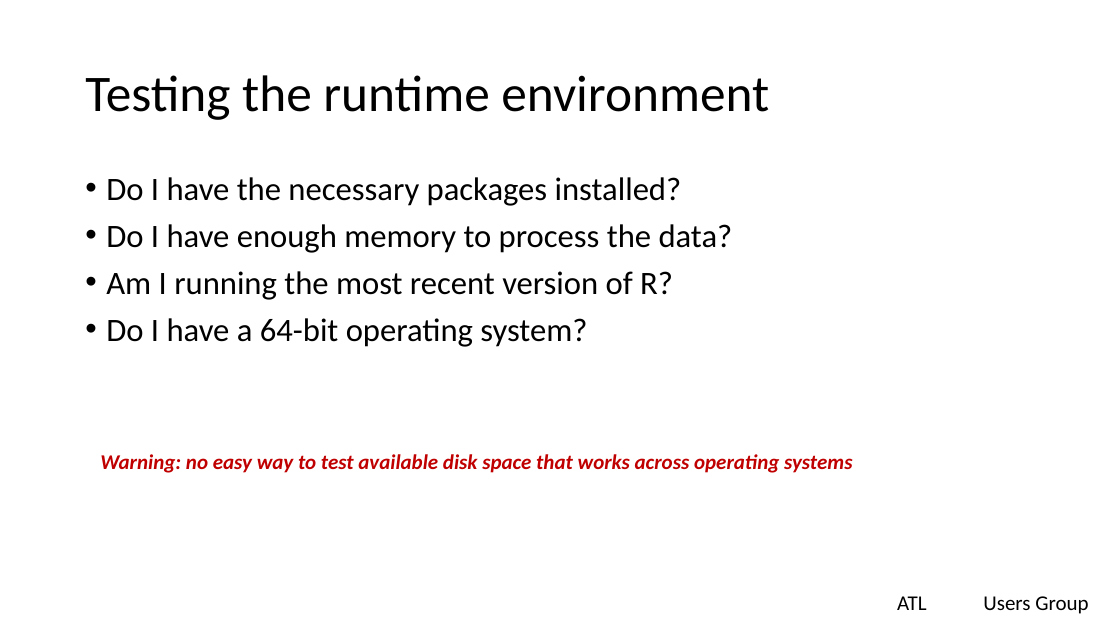
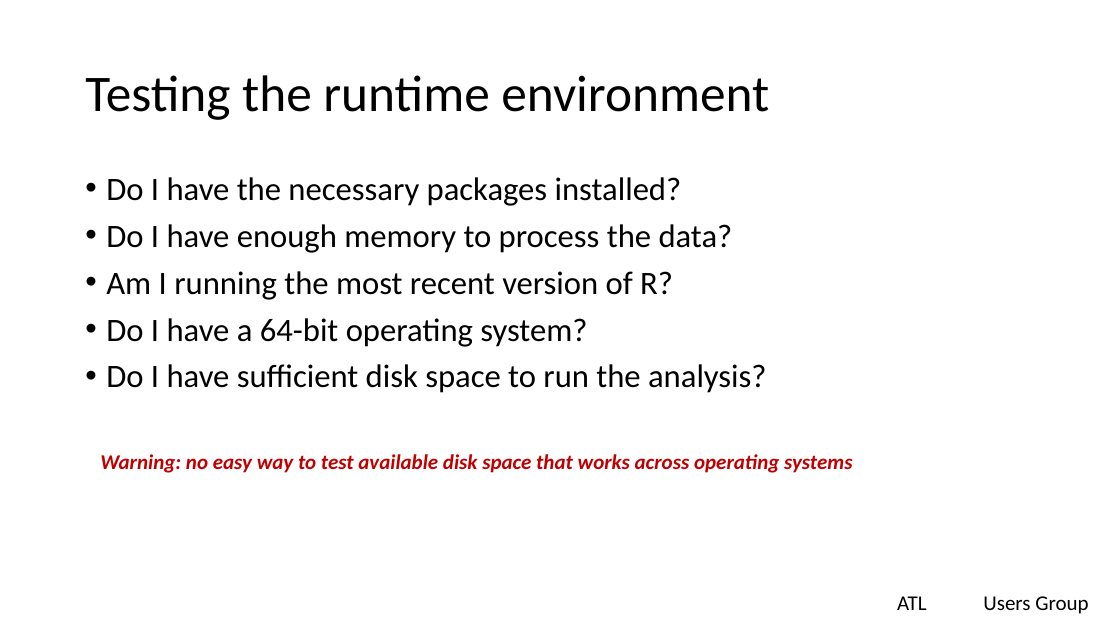
Before and after one commit to lgreski/testing-for-reproducible-research, a slide deck: slide 20 of presentations/testingForReproducibleResearch.pptx. Drawn at 1120x630 pixels with LibreOffice and Linux fonts; fonts in the diff are those of the drawing; background and template pictures are left out. Boxes give left, top, right and bottom in pixels: in the first picture for what was removed or moved away, otherwise in the second. Text is boxed around its words. In the diff, an @@ line names an element or a change of style, - is before the commit and + after.

Commit message:
Add code to check disk space on macos

```diff
--- a/presentations/testingForReproducibleResearch.pptx
+++ b/presentations/testingForReproducibleResearch.pptx
@@ text at (106, 364, 766, 393): paragraph added @@
+• Do I have sufficient disk space to run the analysis?
```
Also in this commit, not shown: 4 other slides changed, 1 slide added, 1 other file.
